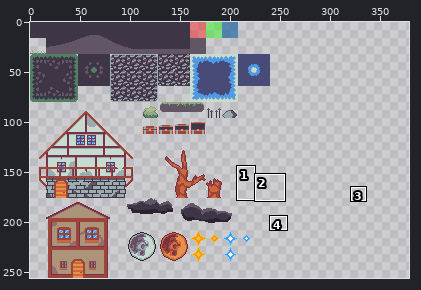
Sprite sheet, stored at Assets/Maps/tileset.png. Above: a wide view before the commit, with the close-up outlined.
Close-up. Before:
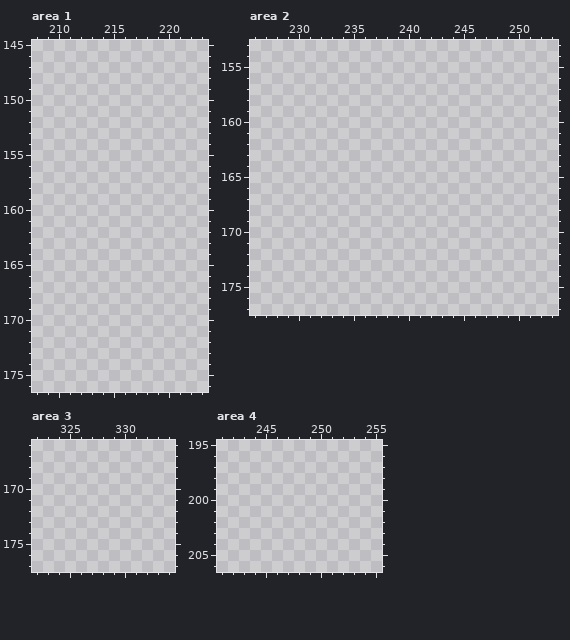
The file is 448x256 pixels. Pixels under 10% opacity are left out. Shown: area 1: x 208..223, y 145..176; area 2: x 226..253, y 153..177; area 3: x 322..334, y 166..177; area 4: x 241..255, y 195..206. The wide view leaves out empty margins. The commit also changed other parts of the picture, which this record leaves out.
New version:
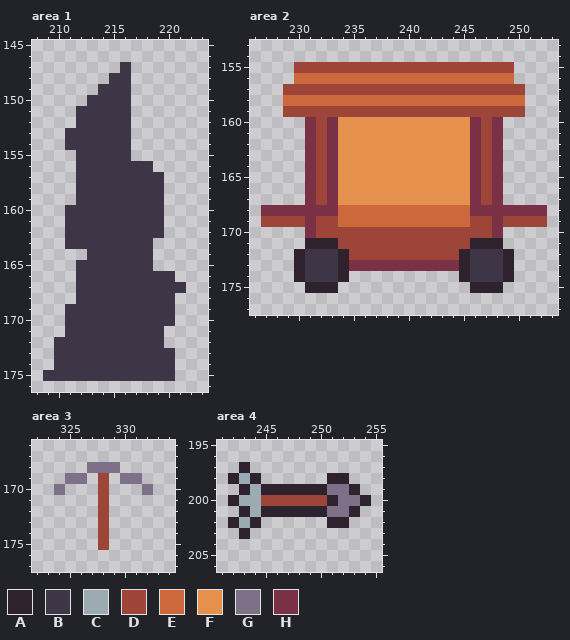
Palette (. is transparent): A #2e222f  B #3e3546  C #9babb2  D #9e4539  E #cd683d  F #e6904e  G #7f708a  H #7a3045
What changed:
Changed rows in their new state; - is an unchanged pixel.
Area 1:
first column x 209:
147 -------B-----
148 ------BB-----
149 -----BBB-----
150 ----BBBB-----
151 ---BBBBB-----
152 ---BBBBB-----
153 --BBBBBB-----
154 --BBBBBB-----
155 ---BBBBB-----
156 ---BBBBBBB---
157 ---BBBBBBBB--
158 ---BBBBBBBB--
159 ---BBBBBBBB--
160 --BBBBBBBBB--
161 --BBBBBBBBB--
162 --BBBBBBBBB--
163 --BBBBBBBB---
164 ----BBBBBB---
165 ---BBBBBBB---
166 ---BBBBBBBBB-
167 ---BBBBBBBBBB
168 ---BBBBBBBBB-
169 --BBBBBBBBBB-
170 --BBBBBBBBBB-
171 --BBBBBBBBB--
172 -BBBBBBBBBB--
173 -BBBBBBBBBBB-
174 -BBBBBBBBBBB-
175 BBBBBBBBBBBB-
Area 2:
first column x 227:
155 ---DDDDDDDDDDDDDDDDDDDD---
156 ---EEEEEEEEEEEEEEEEEEEE---
157 --DDDDDDDDDDDDDDDDDDDDDD--
158 --EEEEEEEEEEEEEEEEEEEEEE--
159 --DDDDDDDDDDDDDDDDDDDDDD--
160 ----HDHFFFFFFFFFFFFHDH----
161 ----HDHFFFFFFFFFFFFHDH----
162 ----HDHFFFFFFFFFFFFHDH----
163 ----HDHFFFFFFFFFFFFHDH----
164 ----HDHFFFFFFFFFFFFHDH----
165 ----HDHFFFFFFFFFFFFHDH----
166 ----HDHFFFFFFFFFFFFHDH----
167 ----HDHFFFFFFFFFFFFHDH----
168 HHHHHHHEEEEEEEEEEEEHHHHHHH
169 DDDDHDDEEEEEEEEEEEEDDHDDDD
170 ----HDDDDDDDDDDDDDDDDH----
171 ----AAADDDDDDDDDDDDAAA----
172 ---ABBBADDDDDDDDDDABBBA---
173 ---ABBBAHHHHHHHHHHABBBA---
174 ---ABBBA----------ABBBA---
175 ----AAA------------AAA----
Area 3:
first column x 324:
168 ---GGG---
169 -GG-D-GG-
170 G---D---G
171 ----D----
172 ----D----
173 ----D----
174 ----D----
175 ----D----
Area 4:
first column x 242:
197 -A-----------
198 ACA------AA--
199 -ACAAAAAAGGA-
200 ACCDDDDDDAGGA
201 -ACAAAAAAGGA-
202 ACA------AA--
203 -A-----------
Where, in picture pixels (left, top, right, bottom), the same in both close-ups:
added: (43, 62, 186, 381)
added: (261, 62, 547, 293)
added: (54, 462, 153, 550)
added: (228, 462, 371, 539)
